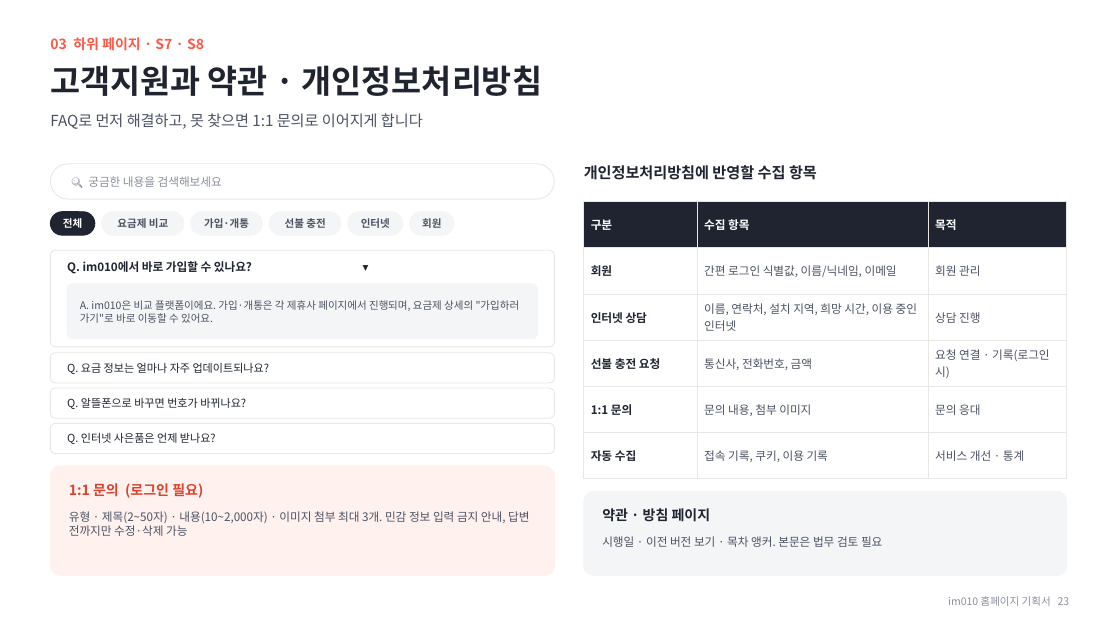
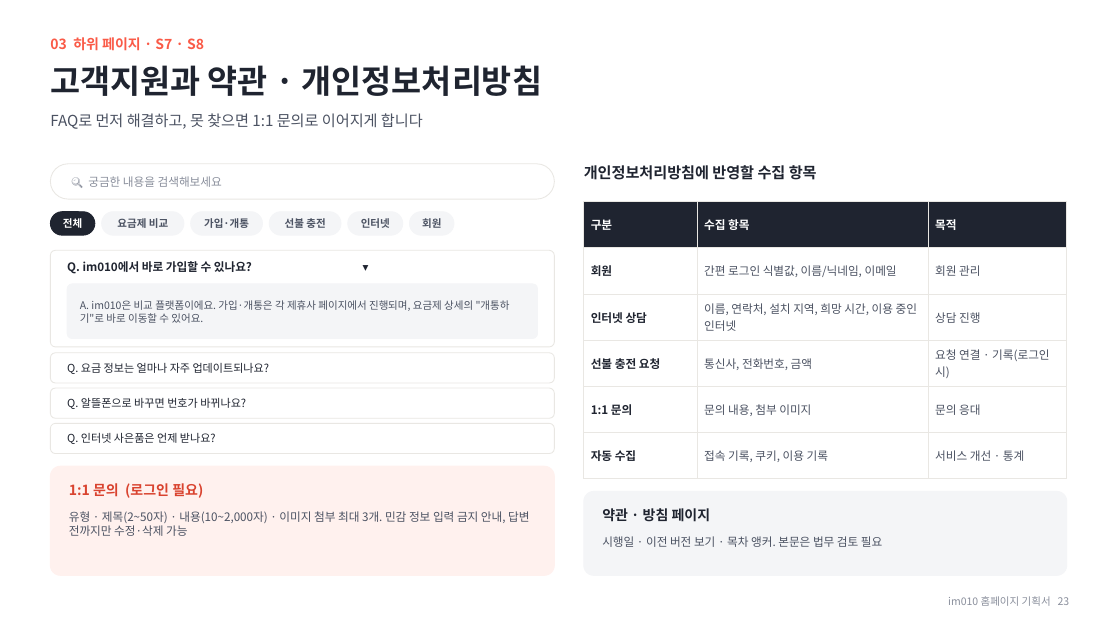
Before and after one commit to chlee-oss/im010, a slide deck: slide 23 of im010_기획서.pptx. Drawn at 1120x630 pixels with LibreOffice and Linux fonts; fonts in the diff are those of the drawing. Boxes give left, top, right and bottom in pixels: in the first picture for what was removed or moved away, otherwise in the second. Text is boxed around its words. In the diff, an @@ line names an element or a change of style, - is before the commit and + after.

```diff
--- a/im010_기획서.pptx
+++ b/im010_기획서.pptx
@@ text at bbox=[80, 300, 510, 323]: text changed @@
-A. im010은 비교 플랫폼이에요. 가입·개통은 각 제휴사 페이지에서 진행되며, 요금제 상세의 "가입하러 가기"로 바로 이동할 수 있어요.
+A. im010은 비교 플랫폼이에요. 가입·개통은 각 제휴사 페이지에서 진행되며, 요금제 상세의 "개통하기"로 바로 이동할 수 있어요.
```
Also in this commit, not shown: 12 other slides changed, 8 slides added.
